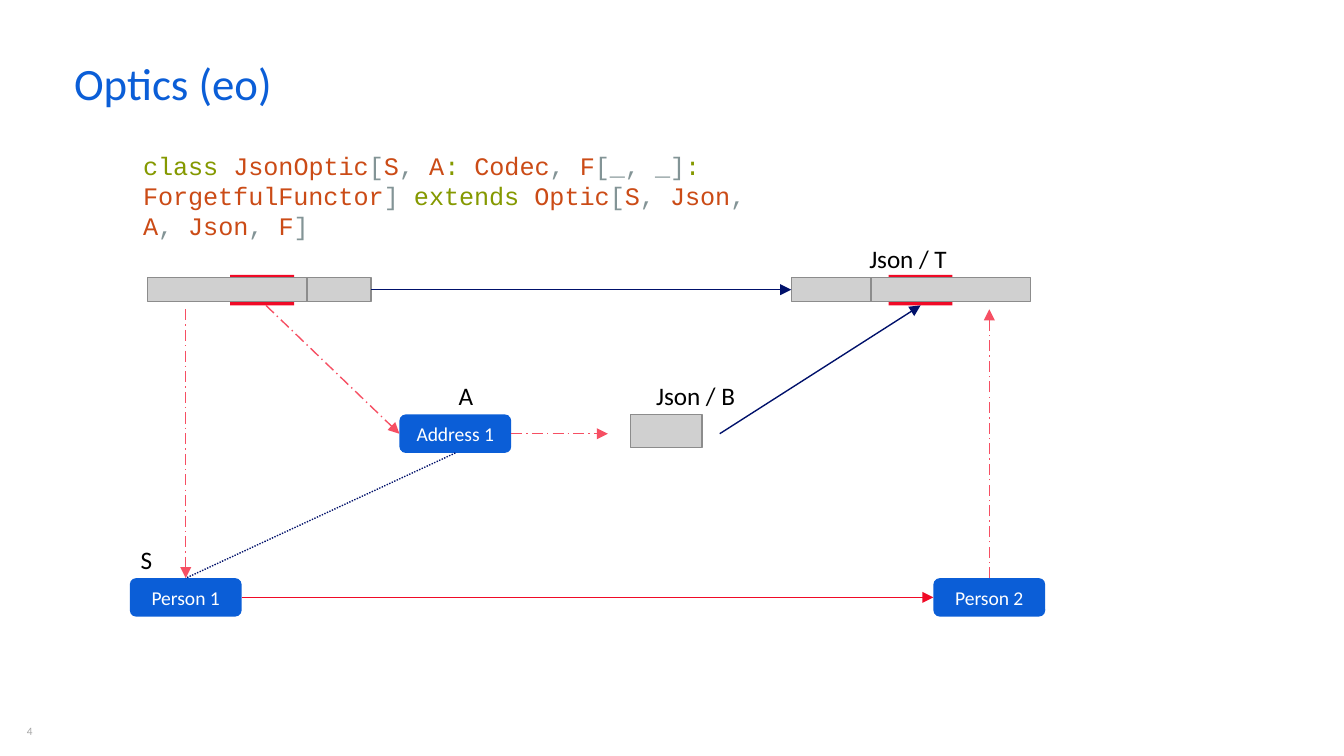
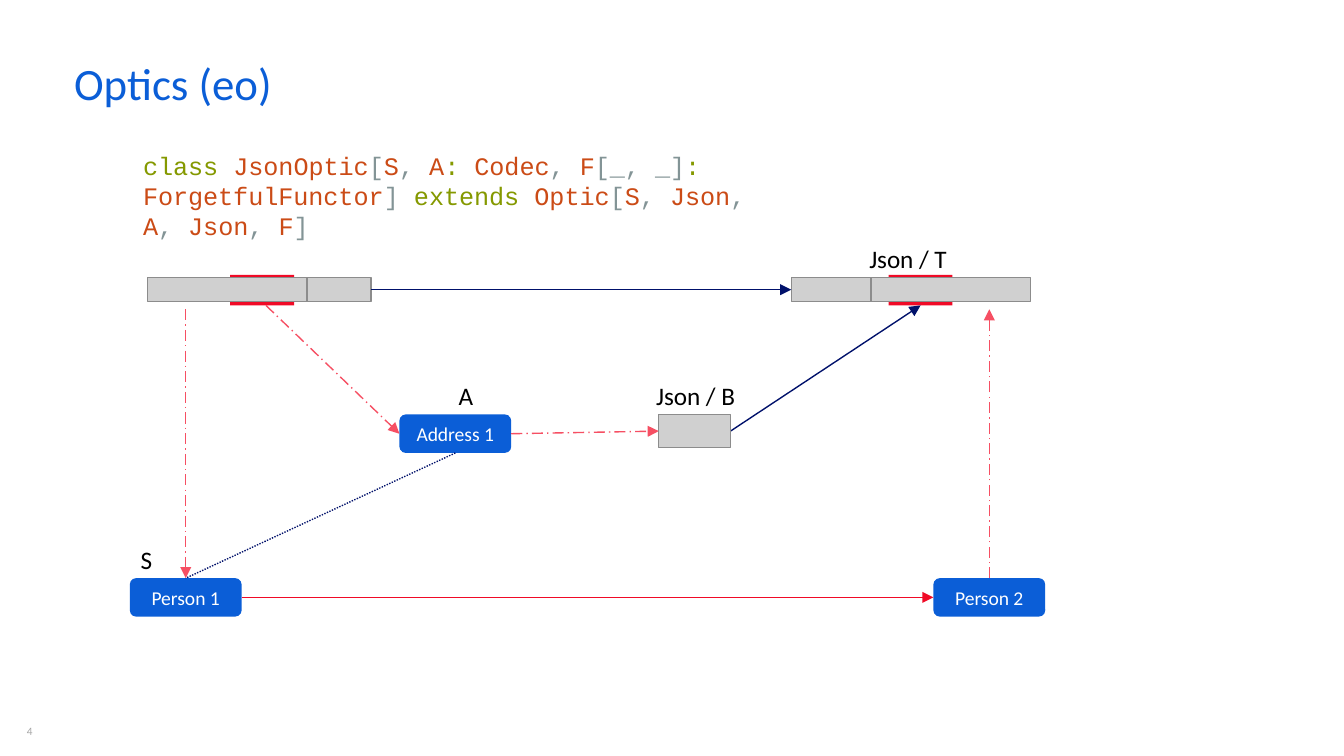
Before and after one commit to Constructive-Programming/eo, a slide deck: slide 4 of ExistentialSerdes.pptx. Drawn at 1344x756 pixels with LibreOffice and Linux fonts; fonts in the diff are those of the drawing; grey boxes stand for pictures. Boxes give left, top, right and bottom in pixels: in the first picture for what was removed or moved away, otherwise in the second. Text is boxed around its words. In the diff, an @@ line names an element or a change of style, - is before the commit and + after.

```diff
--- a/ExistentialSerdes.pptx
+++ b/ExistentialSerdes.pptx
@@ arrow moved from (720, 434) - (921, 305) to (731, 431) - (921, 305) @@
@@ picture moved from (x1=630, y1=414, x2=702, y2=448) to (x1=659, y1=414, x2=730, y2=448) @@
@@ arrow moved from (511, 434) - (607, 434) to (511, 434) - (659, 431) @@
```
Also in this commit, not shown: 5 other slides changed, 2 slides added.
